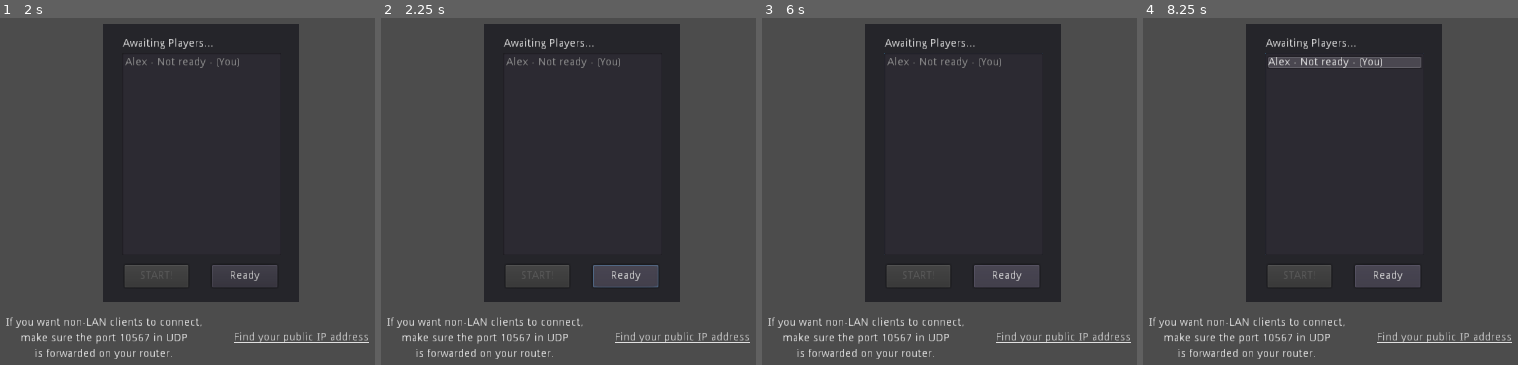
Above: before the commit, frames 1-4 (left to right).
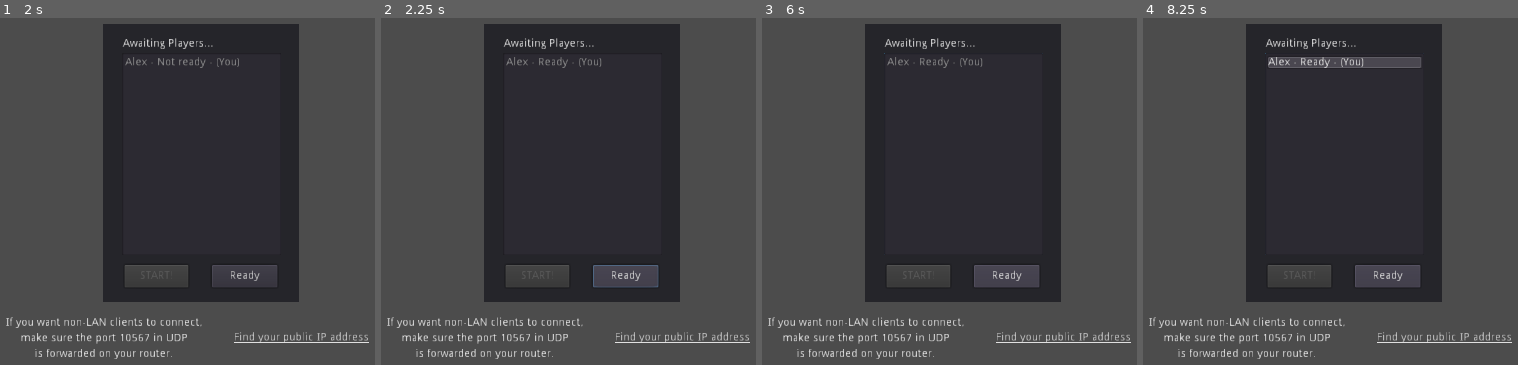
Above: after the commit, the same moments.

Repository: guillaumeVilar/multiplayer-bomber-godot
Game: Godot game, scene res://scenes/lobby.tscn
Same seed, same stepped clock (60 frames per second), same inputs: the game is played once before the commit and once after it.
Inputs (mouse positions are in pixels of both pictures, inside the frame that each line leads up to):
- Up to frame 1 (2 s): click (168, 129) at 0.52 s; type "Alex" at 0.6 s; click "Host" at 1.25 s
- Up to frame 2 (2.25 s): click "Ready" at 2 s
- Up to frame 3 (6 s): click "Ready" at 2.75 s; tap Enter at 3.5, 5 s; hold Right (move_right) 3.53-4.28 s; hold Space (set_bomb) 3.53-4.28 s; hold Down (move_down) 4.28-5.03 s; tap Space (set_bomb) at 4.35, 5.85 s; hold Right (move_right) 5.03-5.78 s; hold Space (set_bomb) 5.03-5.78 s; hold Up (move_up) from 5.78 s (still down)
- Up to frame 4 (8.25 s): tap Enter at 6.5 s; release Up (move_up) at 6.53 s; hold Space (set_bomb) 6.53-7.28 s; hold Left (move_left) 6.53-8.03 s; tap Space (set_bomb) at 7.35 s; hold Down (move_down) from 8.03 s (still down); hold Space (set_bomb) from 8.03 s (still down)

Frame 1 is identical in both runs. In frame 2, 0.2% of the frame differs, in the area x 42-64%, y 11-15%; in frame 3, 0.2%; in frame 4, 0.3%.

Commit message:
[LOBBY]: Add Ready RPC calls on all peers

Diff:
--- a/scripts/gamestate.gd
+++ b/scripts/gamestate.gd
@@ -36,7 +36,8 @@
 
 # Callback from SceneTree.
 func _player_connected(id):
-	# Registration of a client beings here, tell the connected player that we are here.
+	print("Player connected ID: " + str(id))
+	# Called on both clients and server when a peer connects. Send local info to the new peer.
 	rpc_id(id, "register_player", local_player["name"])
 
 
@@ -76,6 +77,7 @@
 	var id = get_tree().get_rpc_sender_id()
 	print(id)
 	players[id] = {"name": new_player_name, "ready": false}
+	print("Player with id: " + str(id) + " - adding the name: " + new_player_name)
 	emit_signal("player_list_changed")
 
 
@@ -136,6 +138,25 @@
 		for p in players:
 			rpc_id(p, "post_start_game")
 		post_start_game()
+
+
+# Run on the server and all peers to update the list of player. The caller is now ready.
+remote func update_player_list_ready_from_lobby(player):
+	var id = get_tree().get_rpc_sender_id()
+	print("On remote - function update player with id: " + str(id))
+	players[id] = player
+	# Refreshing on remote end with new list of player
+	emit_signal("player_list_changed")
+
+
+# Called when the ready button is pressed in the lobby.
+# This will tell all peers that the local player is ready.
+func local_player_is_ready_to_start_from_lobby():
+	local_player["ready"] = true
+	# Run update_player_list_ready_from_lobby on all other peers to update info for local player
+	rpc("update_player_list_ready_from_lobby", local_player)
+	# Refreshing locally list of player
+	emit_signal("player_list_changed")
 
 
 func host_game(new_player_name):
--- a/scripts/lobby.gd
+++ b/scripts/lobby.gd
@@ -103,4 +103,4 @@
 
 func _on_Ready_pressed():
 	print("Ready button has been pressed")
-	pass # Replace with function body.
+	gamestate.local_player_is_ready_to_start_from_lobby()
